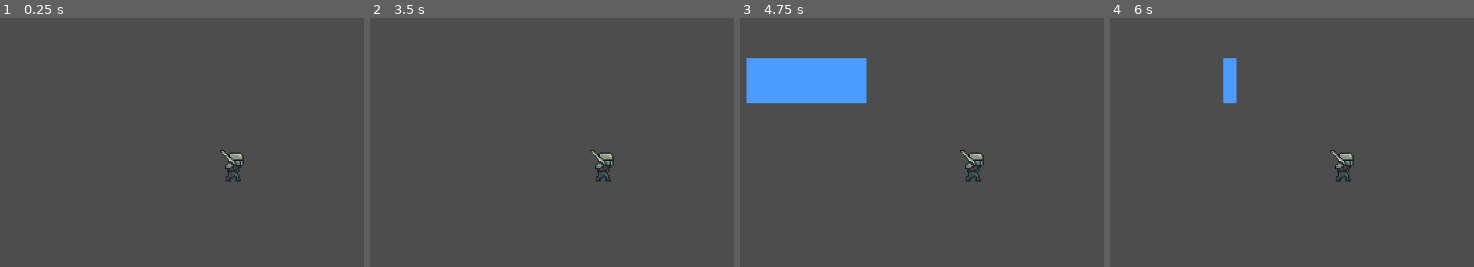
Above: before the commit, frames 1-4 (left to right).
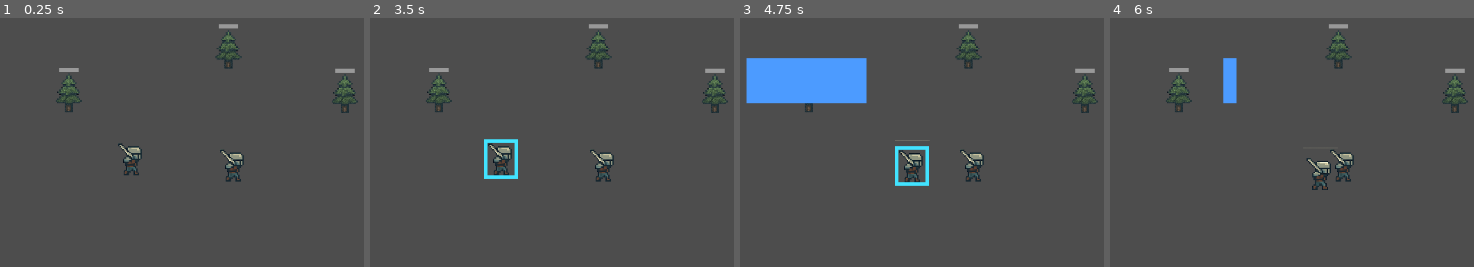
Above: after the commit, the same moments.

Repository: vili-00/rts-peli
Game: Godot game, scene res://world.tscn
Same seed, same stepped clock (60 frames per second), same inputs: the game is played once before the commit and once after it.
Inputs (mouse positions are in pixels of both pictures, inside the frame that each line leads up to):
- Up to frame 1 (0.25 s): no input
- Up to frame 2 (3.5 s): tap Enter at 0.5 s; drag from (602, 167) to (697, 72) at 0.52 s; drag from (457, 192) to (577, 259) at 1.27 s; move the mouse to (697, 72) at 2.02 s; hold Right mouse button (RightClick, bound only after the commit) 2.03-2.75 s; click (697, 72) at 2.1 s; tap Space at 2.75 s; drag from (577, 259) to (377, 102) at 2.77 s
- Up to frame 3 (4.75 s): move the mouse to (outside the picture) at 3.52 s; hold Right mouse button (RightClick, bound only after the commit) 3.53-4.25 s; click (outside the picture) at 3.6 s; drag from (747, 102) to (867, 57) at 4.27 s
- Up to frame 4 (6 s): move the mouse to (1397, 169) at 5.02 s; hold Right mouse button (RightClick, bound only after the commit) 5.03-5.75 s; click (1397, 169) at 5.1 s; tap Enter at 5.75 s; drag from (1237, 57) to (1197, 192) at 5.77 s

The runs differ from the first frame. In frame 1, 1.9% of the frame differs, in the area x 15-99%, y 2-64%; in frame 2, 2.4%, in the area x 15-99%, y 2-65%; in frame 3, 2.1%; in frame 4, 1.9%.

Commit message:
yksikköjen liikkuminen ja puu objekti

Diff:
--- a/UI/camera.gd
+++ b/UI/camera.gd
@@ -25,7 +25,7 @@
 		draw_area()
 
 	if Input.is_action_just_released("LeftClick"):
-		if startV.distance_to(mousePos) > 20:
+		if startV.distance_to(mousePos) > 10:
 			end = mousePosGlobal
 			endV = mousePos
 			isDragging = false
--- a/Unit.tscn
+++ b/Unit.tscn
@@ -95,7 +95,7 @@
 }]
 
 [sub_resource type="StyleBoxFlat" id="StyleBoxFlat_lvdn7"]
-bg_color = Color(0, 0.65098, 0.780392, 0)
+bg_color = Color(0.0745098, 0.643137, 0.901961, 0)
 draw_center = false
 border_width_left = 5
 border_width_top = 5
@@ -115,14 +115,14 @@
 scale = Vector2(0.2, 0.2)
 sprite_frames = SubResource("SpriteFrames_186t8")
 animation = &"walking_3"
-frame_progress = 0.522207
+frame_progress = 0.818031
 
 [node name="Box" type="Panel" parent="."]
 visible = false
-offset_left = -49.0
-offset_top = -69.0
-offset_right = 49.0
-offset_bottom = 29.0
+offset_left = -25.0
+offset_top = -51.0
+offset_right = 24.0
+offset_bottom = 6.0
 theme_override_styles/panel = SubResource("StyleBoxFlat_lvdn7")
 
 [connection signal="input_event" from="." to="." method="_on_input_event"]
--- /dev/null
+++ b/objects/tree.gd
@@ -0,0 +1,39 @@
+extends StaticBody2D
+
+var totalTime = 5
+var currentTime
+var units = 0
+@onready var bar = $ProgressBar
+@onready var timer = $Timer
+
+# Called when the node enters the scene tree for the first time.
+func _ready() -> void:
+	currentTime = totalTime
+	bar.max_value =totalTime
+
+
+# Called every frame. 'delta' is the elapsed time since the previous frame.
+func _process(delta: float) -> void:
+	if currentTime <= 0:
+		treeChopped()
+
+
+func _on_chop_area_body_entered(body: Node2D) -> void:
+	if "Unit" in body.name:
+		units += 1
+		startChopping()
+
+
+func _on_chop_area_body_exited(body: Node2D) -> void:
+	pass # Replace with function body.
+
+
+func _on_timer_timeout() -> void:
+	pass # Replace with function body.
+
+func startChopping():
+	timer.start()
+	print("started")
+
+func treeChopped():
+	queue_free()
--- /dev/null
+++ b/objects/tree.tscn
@@ -0,0 +1,48 @@
+[gd_scene load_steps=7 format=3 uid="uid://cm521dvj54bqo"]
+
+[ext_resource type="Script" uid="uid://dwpqitrm4u0b4" path="res://objects/tree.gd" id="1_j00qk"]
+[ext_resource type="Texture2D" uid="uid://cuf28cfodn0ud" path="res://assets/pine_tree.png" id="2_d8ko4"]
+
+[sub_resource type="RectangleShape2D" id="RectangleShape2D_jelwg"]
+size = Vector2(14.3125, 12.75)
+
+[sub_resource type="CircleShape2D" id="CircleShape2D_uhnp5"]
+radius = 20.025
+
+[sub_resource type="StyleBoxFlat" id="StyleBoxFlat_vfq2i"]
+
+[sub_resource type="StyleBoxFlat" id="StyleBoxFlat_t57uo"]
+bg_color = Color(0.809686, 0.537176, 3.85046e-07, 1)
+
+[node name="Tree" type="StaticBody2D"]
+script = ExtResource("1_j00qk")
+
+[node name="CollisionShape2D" type="CollisionShape2D" parent="."]
+position = Vector2(0, -5)
+shape = SubResource("RectangleShape2D_jelwg")
+
+[node name="chopArea" type="Area2D" parent="."]
+
+[node name="CollisionShape2D" type="CollisionShape2D" parent="chopArea"]
+position = Vector2(0, -2)
+shape = SubResource("CircleShape2D_uhnp5")
+
+[node name="PineTree" type="Sprite2D" parent="."]
+position = Vector2(0, -27)
+scale = Vector2(0.07, 0.07)
+texture = ExtResource("2_d8ko4")
+
+[node name="Timer" type="Timer" parent="."]
+
+[node name="ProgressBar" type="ProgressBar" parent="."]
+offset_left = -14.0
+offset_top = -63.0
+offset_right = 14.0
+offset_bottom = -57.0
+theme_override_styles/background = SubResource("StyleBoxFlat_vfq2i")
+theme_override_styles/fill = SubResource("StyleBoxFlat_t57uo")
+show_percentage = false
+
+[connection signal="body_entered" from="chopArea" to="." method="_on_chop_area_body_entered"]
+[connection signal="body_exited" from="chopArea" to="." method="_on_chop_area_body_exited"]
+[connection signal="timeout" from="Timer" to="." method="_on_timer_timeout"]
--- a/project.godot
+++ b/project.godot
@@ -22,6 +22,11 @@
 "events": [Object(InputEventMouseButton,"resource_local_to_scene":false,"resource_name":"","device":-1,"window_id":0,"a …(253 unchanged characters)…
 ]
 }
+RightClick={
+"deadzone": 0.2,
+"events": [Object(InputEventMouseButton,"resource_local_to_scene":false,"resource_name":"","device":-1,"window_id":0,"alt_pressed":false,"shift_pressed":false,"ctrl_pressed":false,"meta_pressed":false,"button_mask":0,"position":Vector2(0, 0),"global_position":Vector2(0, 0),"factor":1.0,"button_index":2,"canceled":false,"pressed":false,"double_click":false,"script":null)
+]
+}
 
 [rendering]
 
--- a/unit.gd
+++ b/unit.gd
@@ -3,18 +3,31 @@
 @export var selected = false
 @onready var animated_sprite = $AnimatedSprite2D
 @onready var box = get_node("Box")
+@onready var target = position
+var follow_cursor = false
+var speed = 50
 
 func _ready():
 	animated_sprite.play("walking_3")
 
 func set_selected(value):
-	print("toimii")
 	box.visible = value
+	selected = value
 
-# Called every frame. 'delta' is the elapsed time since the previous frame.
-func _process(delta):
-	pass
+func _input(event):
+	if event.is_action_pressed("RightClick"):
+		follow_cursor = true
+	if event.is_action_released("RightClick"):
+		follow_cursor = false
 
 
-func _on_input_event(viewport: Node, event: InputEvent, shape_idx: int) -> void:
-	pass # Replace with function body.
+func _physics_process(delta):
+	if follow_cursor == true:
+		if selected:
+			target = get_global_mouse_position()
+			animated_sprite.play("walking_3")
+	velocity = position.direction_to(target) *speed
+	if position.distance_to(target) > 15:
+		move_and_slide()
+	else:
+		animated_sprite.stop()
--- a/world.gd
+++ b/world.gd
@@ -32,8 +32,7 @@
 	var u = []
 	print("asw")
 	for unit in units:
-		if unit.position.x > area[0].x and unit.position.x < area[1].y:
-			print("1")
+		if unit.position.x > area[0].x and unit.position.x < area[1].x:
 			if unit.position.y > area[0].y and unit.position.y < area[1].y:
 				u.append(unit)
 				print("2")
--- a/world.tscn
+++ b/world.tscn
@@ -1,8 +1,9 @@
-[gd_scene load_steps=5 format=3 uid="uid://syitjs03vshp"]
+[gd_scene load_steps=6 format=3 uid="uid://syitjs03vshp"]
 
 [ext_resource type="Script" uid="uid://d0smpenwo77vp" path="res://UI/camera.gd" id="1_f3sb7"]
 [ext_resource type="Script" uid="uid://tqocc47qf28" path="res://world.gd" id="1_tlwt5"]
 [ext_resource type="PackedScene" uid="uid://cusm14sohg3t8" path="res://Unit.tscn" id="2_fj7yv"]
+[ext_resource type="PackedScene" uid="uid://cm521dvj54bqo" path="res://objects/tree.tscn" id="4_aqk2v"]
 
 [sub_resource type="StyleBoxFlat" id="StyleBoxFlat_2fwl4"]
 bg_color = Color(0.298364, 0.60806, 1, 1)
@@ -24,3 +25,17 @@
 
 [node name="Unit" parent="Units" groups=["units"] instance=ExtResource("2_fj7yv")]
 position = Vector2(557, 339)
+
+[node name="Unit2" parent="Units" groups=["units"] instance=ExtResource("2_fj7yv")]
+position = Vector2(410, 330)
+
+[node name="Objects" type="Node2D" parent="."]
+
+[node name="Tree" parent="Objects" instance=ExtResource("4_aqk2v")]
+position = Vector2(550, 176)
+
+[node name="Tree2" parent="Objects" instance=ExtResource("4_aqk2v")]
+position = Vector2(320, 239)
+
+[node name="Tree3" parent="Objects" instance=ExtResource("4_aqk2v")]
+position = Vector2(718, 240)
Binary file added: assets/pine_tree.png
Not shown, added: assets/pine_tree.png.import
Not shown, added: objects/tree.gd.uid
